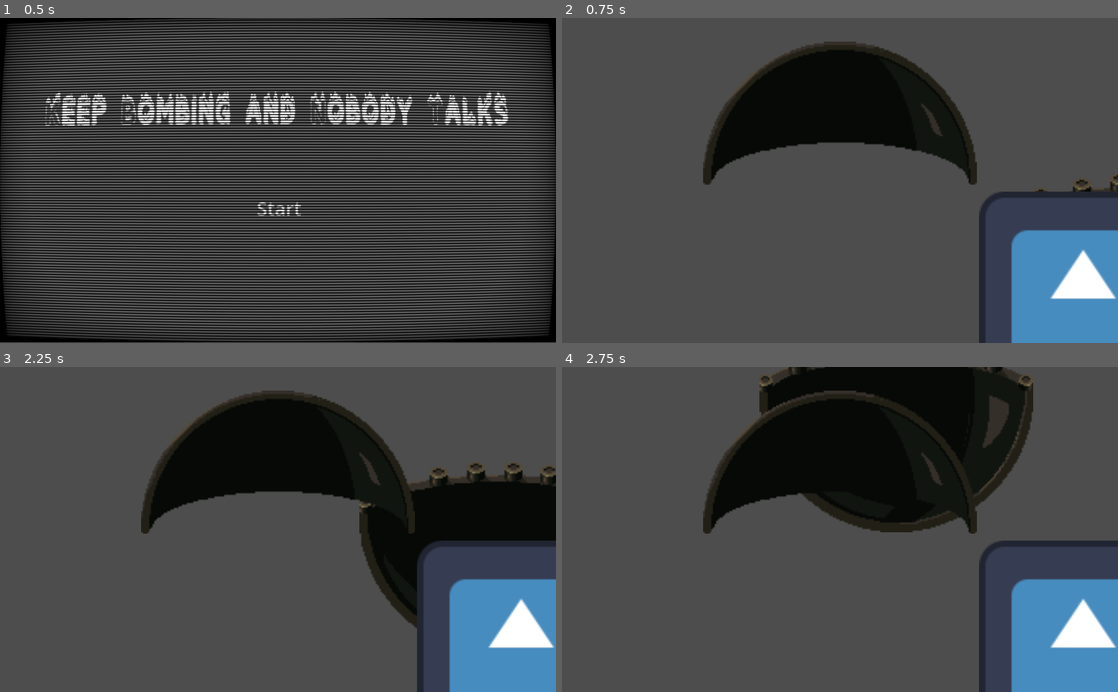
Above: before the commit, frames 1-4 (two rows, left to right).
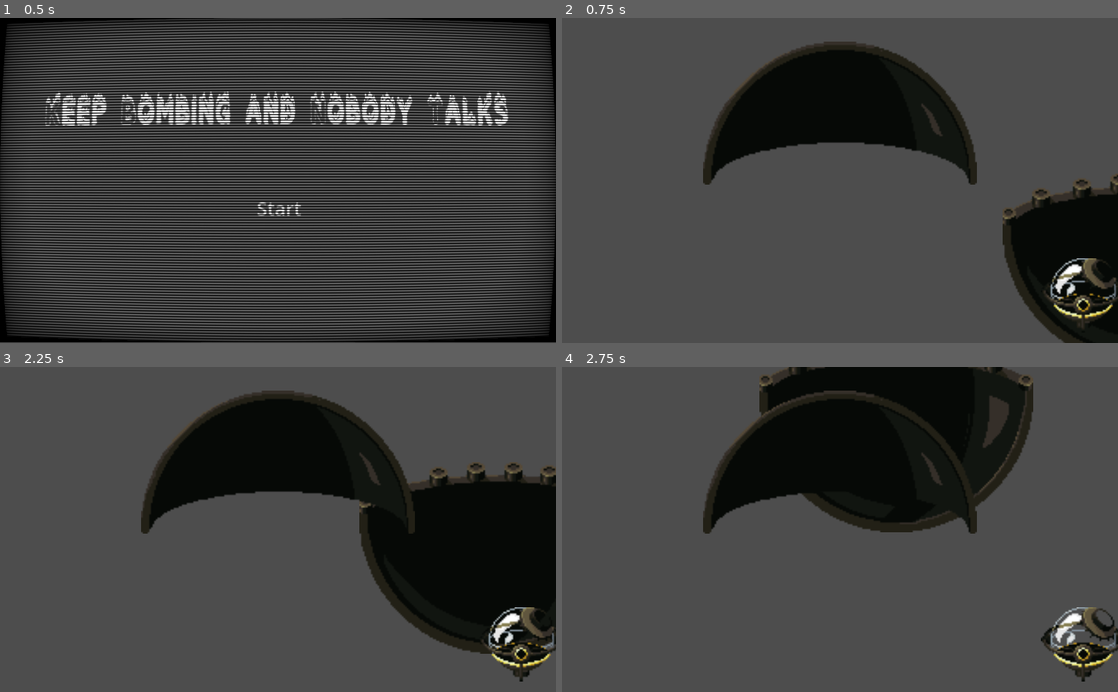
Above: after the commit, the same moments.

Repository: MarianPoirot/Gamejam-construire
Game: Godot game, scene res://Scenes/World/Opening.tscn
Same seed, same stepped clock (60 frames per second), same inputs: the game is played once before the commit and once after it. The engine's default icon, where the game draws it, is replaced by a stand-in: a white triangle on a blue panel in a dark square.
Inputs (mouse positions are in pixels of both pictures, inside the frame that each line leads up to):
- Up to frame 1 (0.5 s): no input
- Up to frame 2 (0.75 s): click "Start" at 0.5 s
- Up to frame 3 (2.25 s): tap Enter at 1.25 s; drag from (278, 461) to (461, 643) at 1.27 s; tap Space (start) at 2 s; drag from (522, 643) to (278, 461) at 2.02 s
- Up to frame 4 (2.75 s): no input

Frame 1 is identical in both runs. In frame 2, 9.7% of the frame differs, in the area x 75-100%, y 53-100%; in frame 3, 11%; in frame 4, 7.7%.

Commit message:
added balloon sprite

Diff:
--- a/Scenes/Pieces/ballon.tscn
+++ b/Scenes/Pieces/ballon.tscn
@@ -1,7 +1,7 @@
 [gd_scene load_steps=4 format=3 uid="uid://bdjiu0hjvnp10"]
 
 [ext_resource type="PackedScene" uid="uid://dfk32paob4qpa" path="res://Scenes/Pieces/Piece.tscn" id="1_o23yy"]
-[ext_resource type="Texture2D" uid="uid://dfdr853dc81db" path="res://icon.svg" id="2_6x2fj"]
+[ext_resource type="Texture2D" uid="uid://cv5kt8cq3nd4w" path="res://Assets/Sprites/Réservoir.png" id="2_7xcas"]
 [ext_resource type="PackedScene" uid="uid://dgicsyqpftdlt" path="res://Scenes/Pieces/ancre.tscn" id="2_airq1"]
 
 [node name="ballon" instance=ExtResource("1_o23yy")]
@@ -11,8 +11,9 @@
 metadata/_edit_group_ = true
 
 [node name="Sprite2D" type="Sprite2D" parent="." index="2"]
-texture = ExtResource("2_6x2fj")
+texture = ExtResource("2_7xcas")
 
 [node name="ancre" parent="recepteurAncre" index="0" instance=ExtResource("2_airq1")]
-position = Vector2(0, -64)
+position = Vector2(15, -18)
+scale = Vector2(0.8, 0.8)
 id = 9
